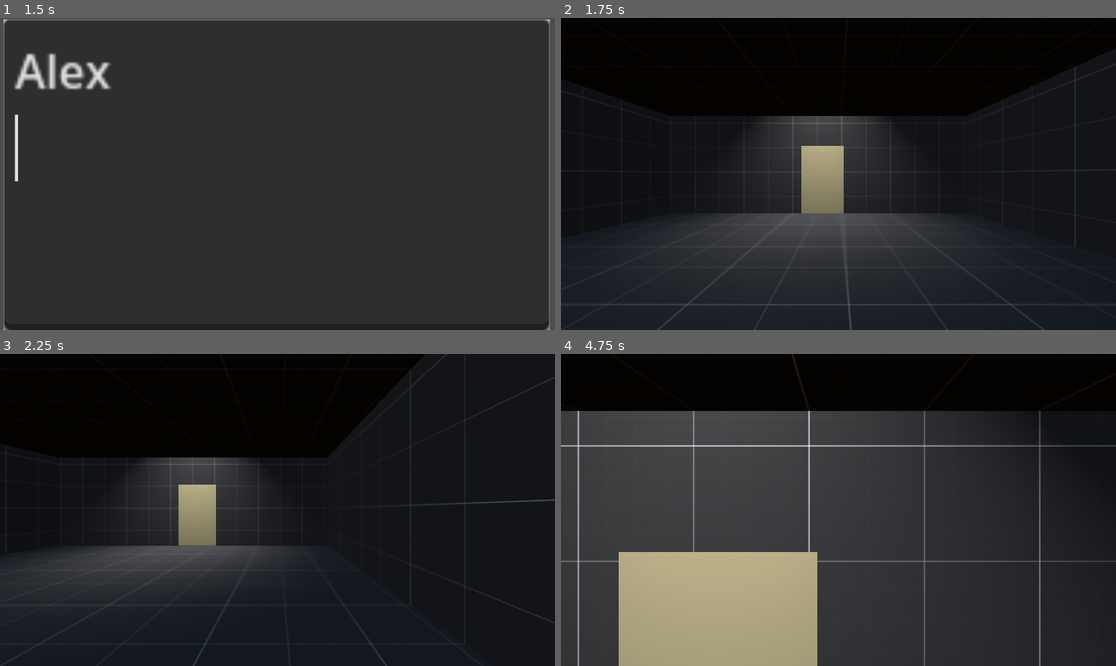
Above: before the commit, frames 1-4 (two rows, left to right).
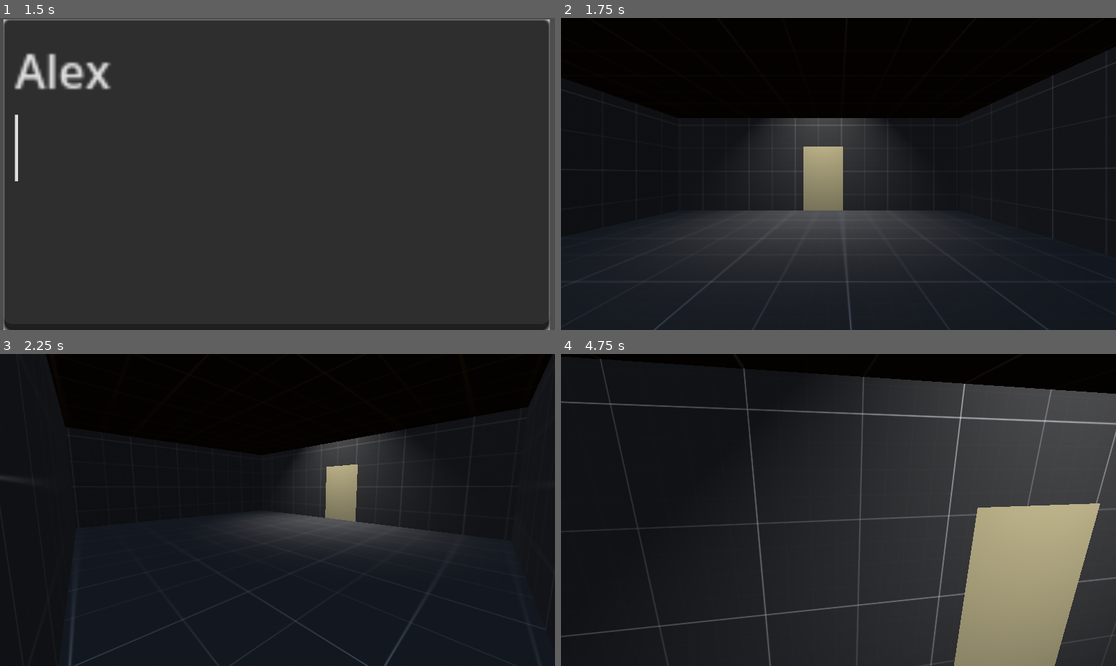
Above: after the commit, the same moments.

Repository: ToyaDR/escape-room
Game: Godot game, scene res://manager-scene.tscn
Same seed, same stepped clock (60 frames per second), same inputs: the game is played once before the commit and once after it.
Inputs (mouse positions are in pixels of both pictures, inside the frame that each line leads up to):
- Up to frame 1 (1.5 s): click (277, 174) at 0.52 s; type "Alex" at 0.6 s; tap Enter (ui_accept) at 1.25 s; move the mouse to (399, 158) at 1.27 s; hold Right (ui_right) from 1.28 s (still down); click (399, 158) at 1.35 s
- Up to frame 2 (1.75 s): keep holding Right (ui_right); tap Enter (ui_accept) at 1.52 s
- Up to frame 3 (2.25 s): move the mouse to (166, 525) at 2.02 s; release Right (ui_right) at 2.03 s; hold Down (ui_down) from 2.03 s (still down); click (166, 525) at 2.1 s
- Up to frame 4 (4.75 s): tap Enter (ui_accept) at 2.27, 3.5, 3.77, 4.52 s; move the mouse to (894, 441) at 2.77 s; release Down (ui_down) at 2.78 s; hold Right (ui_right) 2.78-3.53 s; click (894, 441) at 2.85 s; move the mouse to (810, 572) at 3.52 s; hold Up (ui_up) 3.53-4.28 s; click (810, 572) at 3.6 s; move the mouse to (1005, 556) at 4.27 s; hold Left (ui_left) from 4.28 s (still down); click (1005, 556) at 4.35 s

Frame 1 is identical in both runs. In frame 2, 1.1% of the frame differs, in the area x 2-100%, y 10-100%; in frame 3, 17%; in frame 4, 62%, in the area x 0-100%, y 0-100%.
Error before the commit: Invalid call. Nonexistent function 'door_interact_emitter' in base 'CSGCombiner3D'. (res://player.gd:25)

Commit message:
Player movement (#6)
* Check for fn & add WASD

* logic for following mouse to look

* Player head movement with colliders adjusted

Diff:
--- a/environment-prefabs/door.tscn
+++ b/environment-prefabs/door.tscn
@@ -38,7 +38,7 @@
 
 [node name="doorStatic" type="StaticBody3D" parent="."]
 transform = Transform3D(1, 0, 0, 0, 1, 0, 0, 0, 1, -0.436247, -1.49012e-08, 0.0358588)
-collision_mask = 2
+collision_layer = 2
 script = ExtResource("2_n0ijb")
 
 [node name="doorCollision" type="CollisionShape3D" parent="doorStatic"]
--- a/manager-scene.tscn
+++ b/manager-scene.tscn
@@ -8,7 +8,7 @@
 [node name="CanvasLayer" type="CanvasLayer" parent="."]
 
 [node name="TextEdit" type="TextEdit" parent="CanvasLayer"]
-anchors_preset = -1
+anchors_preset = 8
 anchor_left = 0.5
 anchor_top = 0.5
 anchor_right = 0.5
--- a/player.gd
+++ b/player.gd
@@ -8,8 +8,31 @@
 var gravity = ProjectSettings.get_setting("physics/3d/default_gravity")
 var interact_raycast
 
+var vertical_pivot
+
+var look_speed = 0.001
+var rotation_x = 0.0
+var rotation_y = 0.0
+
 func _ready() -> void:
-	interact_raycast = get_child(1)
+	Input.mouse_mode = Input.MOUSE_MODE_CAPTURED
+	interact_raycast = get_node('player-vision/vertical-pivot/RayCast3D')
+	vertical_pivot = get_node('player-vision/vertical-pivot')
+
+func _input(event):
+	if (event is InputEventMouseMotion):
+		var mouse_motion = event as InputEventMouseMotion
+		rotation_x = mouse_motion.relative.x * look_speed
+		rotation_y = mouse_motion.relative.y * look_speed
+
+		var temp_transform = transform
+		transform.basis = Basis.IDENTITY
+		transform = temp_transform
+
+		var clamped_y = clamp(rotation_y, deg_to_rad(-90), deg_to_rad(90))
+
+		rotate_object_local(Vector3.UP, rotation_x * -1)
+		vertical_pivot.rotate_object_local(Vector3.LEFT, clamped_y)
 
 func _physics_process(delta):
 	# Add the gravity.
@@ -22,9 +45,9 @@
 	if Input.is_action_just_pressed("interact"):
 		var interact = interact_raycast.get_collider()
 		if interact != null:
-			interact.door_interact_emitter()
-	# Get the input direction and handle the movement/deceleration.
-	# As good practice, you should replace UI actions with custom gameplay actions.
+			if interact.has_method("door_interact_emitter"):
+				interact.door_interact_emitter()
+
 	var input_dir = Input.get_vector("ui_left", "ui_right", "ui_up", "ui_down")
 	var direction = (transform.basis * Vector3(input_dir.x, 0, input_dir.y)).normalized()
 	if direction:
--- a/player.tscn
+++ b/player.tscn
@@ -7,10 +7,22 @@
 height = 1.08844
 
 [node name="player" type="CharacterBody3D"]
+collision_mask = 2
 script = ExtResource("1_xnrl1")
 
 [node name="CollisionShape3D" type="CollisionShape3D" parent="."]
 shape = SubResource("CapsuleShape3D_p6qog")
 
-[node name="RayCast3D" type="RayCast3D" parent="."]
+[node name="player-vision" type="Node3D" parent="."]
+transform = Transform3D(1, 0, 0, 0, 1, 0, 0, 0, 1, 0, 0.290594, -0.340325)
+
+[node name="vertical-pivot" type="Node3D" parent="player-vision"]
+transform = Transform3D(1, 0, 0, 0, 1, 0, 0, 0, 1, 0, 0.0439909, 0.247945)
+
+[node name="Camera3D" type="Camera3D" parent="player-vision/vertical-pivot"]
+transform = Transform3D(1, 0, 0, 0, 1, 0, 0, 0, 1, 0, -0.0878293, 0.284568)
+
+[node name="RayCast3D" type="RayCast3D" parent="player-vision/vertical-pivot"]
+transform = Transform3D(1, 0, 0, 0, 1, 0, 0, 0, 1, 0, -0.306534, -0.0671924)
 target_position = Vector3(0, 0, -1.5)
+collision_mask = 2
--- a/project.godot
+++ b/project.godot
@@ -27,8 +27,45 @@
 
 [input]
 
+ui_left={
+"deadzone": 0.5,
+"events": [Object(InputEventKey,"resource_local_to_scene":false,"resource_name":"","device":0,"window_id":0,"alt_pressed":false,"shift_pressed":false,"ctrl_pressed":false,"meta_pressed":false,"pressed":false,"keycode":4194319,"physical_keycode":0,"key_label":0,"unicode":0,"echo":false,"script":null)
+, Object(InputEventJoypadButton,"resource_local_to_scene":false,"resource_name":"","device":0,"button_index":13,"pressure":0.0,"pressed":false,"script":null)
+, Object(InputEventJoypadMotion,"resource_local_to_scene":false,"resource_name":"","device":0,"axis":0,"axis_value":-1.0,"script":null)
+, Object(InputEventKey,"resource_local_to_scene":false,"resource_name":"","device":-1,"window_id":0,"alt_pressed":false,"shift_pressed":false,"ctrl_pressed":false,"meta_pressed":false,"pressed":false,"keycode":0,"physical_keycode":65,"key_label":0,"unicode":97,"echo":false,"script":null)
+]
+}
+ui_right={
+"deadzone": 0.5,
+"events": [Object(InputEventKey,"resource_local_to_scene":false,"resource_name":"","device":0,"window_id":0,"alt_pressed":false,"shift_pressed":false,"ctrl_pressed":false,"meta_pressed":false,"pressed":false,"keycode":4194321,"physical_keycode":0,"key_label":0,"unicode":0,"echo":false,"script":null)
+, Object(InputEventJoypadButton,"resource_local_to_scene":false,"resource_name":"","device":0,"button_index":14,"pressure":0.0,"pressed":false,"script":null)
+, Object(InputEventJoypadMotion,"resource_local_to_scene":false,"resource_name":"","device":0,"axis":0,"axis_value":1.0,"script":null)
+, Object(InputEventKey,"resource_local_to_scene":false,"resource_name":"","device":-1,"window_id":0,"alt_pressed":false,"shift_pressed":false,"ctrl_pressed":false,"meta_pressed":false,"pressed":false,"keycode":0,"physical_keycode":68,"key_label":0,"unicode":100,"echo":false,"script":null)
+]
+}
+ui_up={
+"deadzone": 0.5,
+"events": [Object(InputEventKey,"resource_local_to_scene":false,"resource_name":"","device":0,"window_id":0,"alt_pressed":false,"shift_pressed":false,"ctrl_pressed":false,"meta_pressed":false,"pressed":false,"keycode":4194320,"physical_keycode":0,"key_label":0,"unicode":0,"echo":false,"script":null)
+, Object(InputEventJoypadButton,"resource_local_to_scene":false,"resource_name":"","device":0,"button_index":11,"pressure":0.0,"pressed":false,"script":null)
+, Object(InputEventJoypadMotion,"resource_local_to_scene":false,"resource_name":"","device":0,"axis":1,"axis_value":-1.0,"script":null)
+, Object(InputEventKey,"resource_local_to_scene":false,"resource_name":"","device":-1,"window_id":0,"alt_pressed":false,"shift_pressed":false,"ctrl_pressed":false,"meta_pressed":false,"pressed":false,"keycode":0,"physical_keycode":87,"key_label":0,"unicode":119,"echo":false,"script":null)
+]
+}
+ui_down={
+"deadzone": 0.5,
+"events": [Object(InputEventKey,"resource_local_to_scene":false,"resource_name":"","device":0,"window_id":0,"alt_pressed":false,"shift_pressed":false,"ctrl_pressed":false,"meta_pressed":false,"pressed":false,"keycode":4194322,"physical_keycode":0,"key_label":0,"unicode":0,"echo":false,"script":null)
+, Object(InputEventJoypadButton,"resource_local_to_scene":false,"resource_name":"","device":0,"button_index":12,"pressure":0.0,"pressed":false,"script":null)
+, Object(InputEventJoypadMotion,"resource_local_to_scene":false,"resource_name":"","device":0,"axis":1,"axis_value":1.0,"script":null)
+, Object(InputEventKey,"resource_local_to_scene":false,"resource_name":"","device":-1,"window_id":0,"alt_pressed":false,"shift_pressed":false,"ctrl_pressed":false,"meta_pressed":false,"pressed":false,"keycode":0,"physical_keycode":83,"key_label":0,"unicode":115,"echo":false,"script":null)
+]
+}
 interact={
 "deadzone": 0.5,
 "events": [Object(InputEventMouseButton,"resource_local_to_scene":false,"resource_name":"","device":-1,"window_id":0,"a …(258 unchanged characters)…
 ]
 }
+
+[layer_names]
+
+3d_physics/layer_1="player"
+3d_physics/layer_2="environment"
--- a/the-room.tscn
+++ b/the-room.tscn
@@ -22,12 +22,10 @@
 [node name="player" parent="." instance=ExtResource("2_dmf0p")]
 transform = Transform3D(1, 0, 0, 0, 1, 0, 0, 0, 1, 0, 0.491711, 3.24302)
 
-[node name="Camera3D" type="Camera3D" parent="player"]
-transform = Transform3D(1, 0, 0, 0, 1, 0, 0, 0, 1, 0, 0.262594, -0.0445198)
-
 [node name="CSGCombiner3D" type="CSGCombiner3D" parent="."]
 material_override = ExtResource("1_0eoew")
 use_collision = true
+collision_layer = 2
 
 [node name="SpotLight3D2" type="SpotLight3D" parent="CSGCombiner3D"]
 transform = Transform3D(1, 0, 0, 0, 0.031498, 0.999504, 0, -0.999504, 0.031498, 0, 3.89359, -2.43616)
